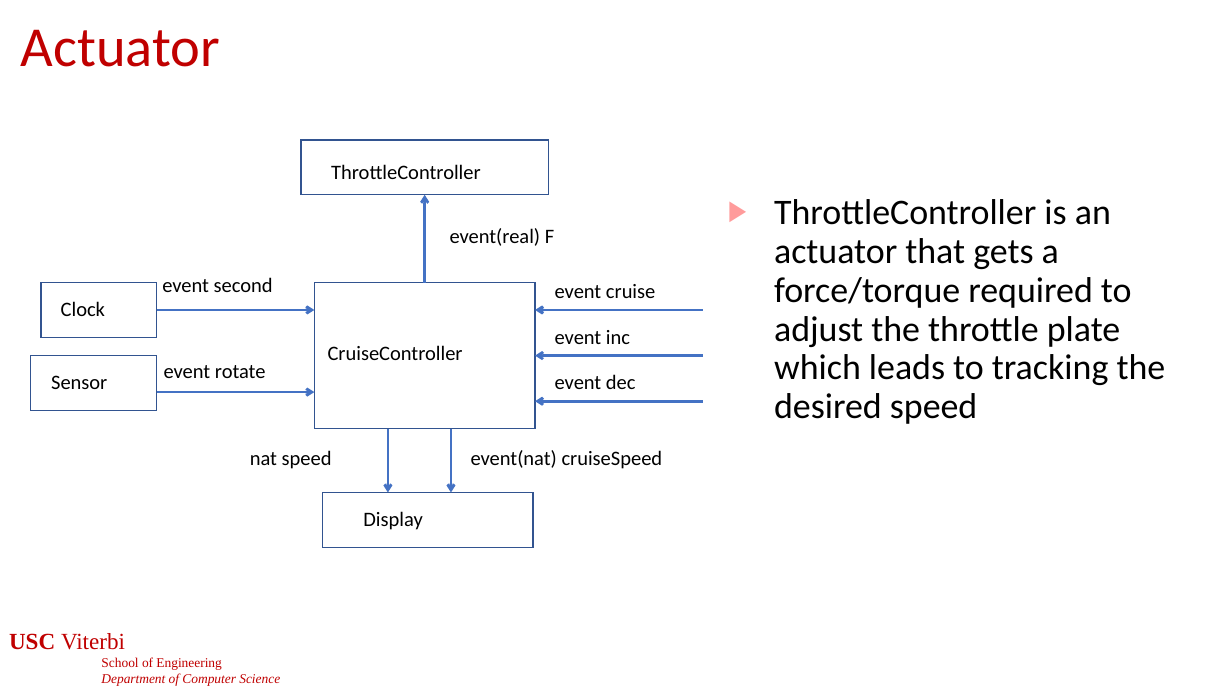
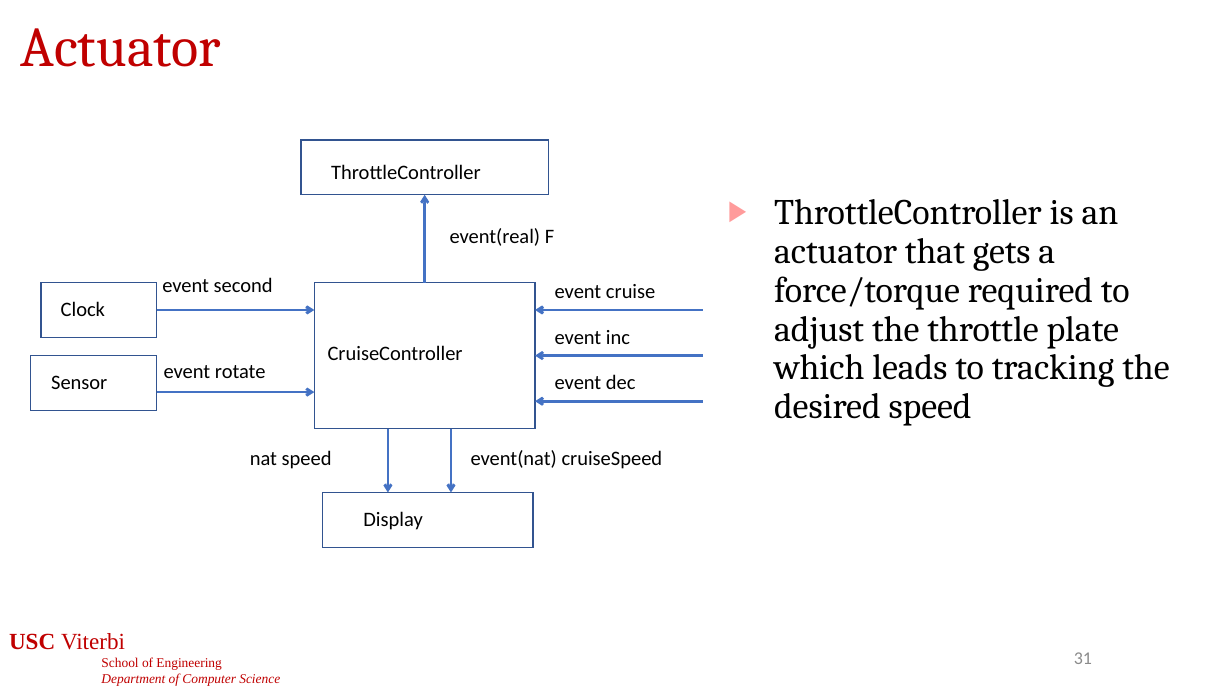
Before and after one commit to jdeshmukh/jdeshmukh.github.io, a slide deck: slide 31 of teaching/cs513-autocps-fall-2026/slides/2-ModelsOfComputation.pptx. Drawn at 1232x693 pixels with LibreOffice and Linux fonts; fonts in the diff are those of the drawing; background and template pictures are left out. Boxes give left, top, right and bottom in pixels: in the first picture for what was removed or moved away, otherwise in the second. Text is boxed around its words. In the diff, an @@ line names an element or a change of style, - is before the commit and + after.

```diff
--- a/teaching/cs513-autocps-fall-2026/slides/2-ModelsOfComputation.pptx
+++ b/teaching/cs513-autocps-fall-2026/slides/2-ModelsOfComputation.pptx
@@ title "Actuator" at bbox=[21, 28, 221, 67]: font Calibri to Cambria @@
@@ text "ThrottleController is an actuator that ..." at bbox=[774, 199, 1169, 426]: font Calibri to Cambria @@
@@ page number added at bbox=[1074, 652, 1092, 664], 14 pt, text #8C8C8C @@
+31
```
Also in this commit, not shown: 46 other slides changed, 1 slide added, 1 other file.
